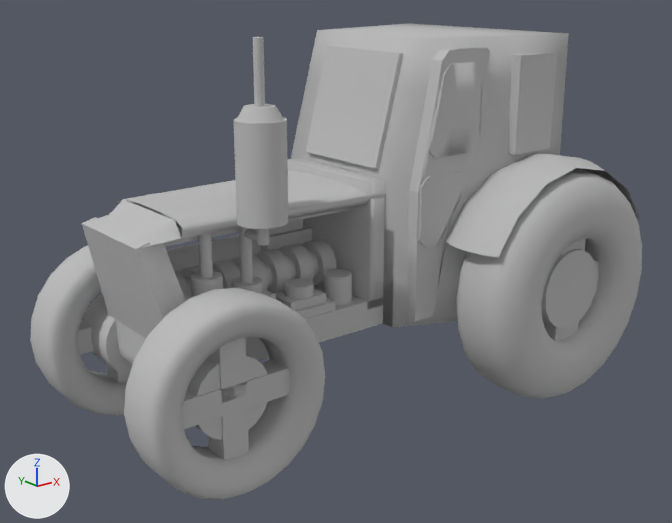
What one commit did to the OBJ model scenes/T-40Tractor.obj.
Camera for both pictures: a 50 mm lens placed at (-9.38, -14.18, 7.59), pointed at (0.9, -1.33, 2.46). Arrows for +X, +Y and +Z are at lower left; the lights stay in place. Where no turn or scale is listed for an object, it has been applied to the vertices. Vertices at the same position are counted once.

Names of what the first picture shows: 'T-40Tractor'.
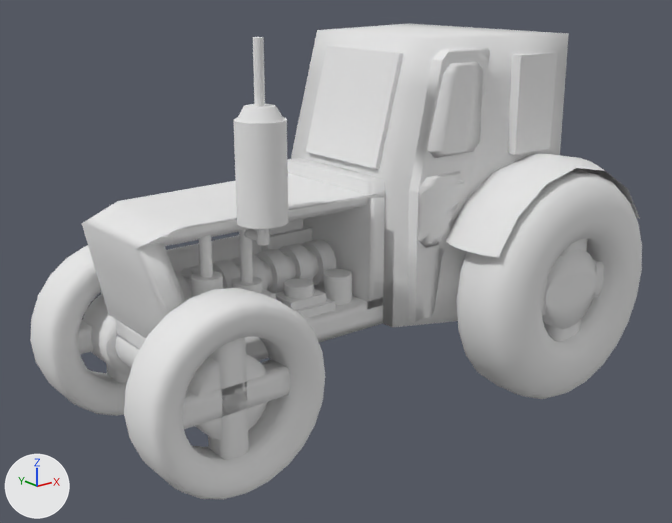
What differs and where, as boxes [x1, y1, x2, y2] in the pictures (672 x 523 px):
'T-40Tractor', recoloured, reshaped: [30, 24, 642, 500] in both
part 1 of me_t_40tractor, added: after [115, 336, 139, 368]
part 2 of me_t_40tractor, added: after [542, 260, 604, 316]
part 3 of me_t_40tractor, added: after [544, 238, 588, 342]
part 4 of me_t_40tractor, built on: before [82, 48, 599, 440]; after [78, 48, 597, 460]
part 5 of me_t_40tractor, recoloured: [30, 24, 642, 500] in both

Edits to the bpy script that builds the scene:
```text
Change mat_initialshadinggroup:
    mat_initialshadinggroup.base_color: (0.5, 0.5, 0.5) -> (0.8, 0.8, 0.8)  # grey #bcbcbc -> white #e7e7e7
Add mat_texturedfacets:
    mat_texturedfacets = principled_material('texturedFacets')
    mat_texturedfacets.base_color = (0.8, 0.8, 0.8)  # white #e7e7e7
    mat_texturedfacets.roughness = 1.0
Change me_t_40tractor:
    used by ob_t_40tractor; location = (0.0, 0.0, 0.0)
    remove me_t_40tractor.from_pydata(...)  # 3832 vertices, 4134 faces; spans x -4.11..6.28, y -4.51..2.16, z -0.19..6.65
    add me_t_40tractor.from_pydata(...)  # 5555 vertices, 5862 faces; spans x -4.11..6.28, y -4.51..2.16, z -0.19..6.65
    me_t_40tractor part 1: a new loose piece, a 20-sided cylinder along y spanning x -3.05..-2.05, y -2.15..-0.15, z 0.9..1.9, in mat_texturedfacets (white #e7e7e7)
    me_t_40tractor part 2: the loose piece of 56 vertices spanning x 0.75..1.25, y -2.4..0.1, z 1.85..4.15 is copied, and the copy is scaled about its middle by (6.3, 0.27, 0.293), then moved by (3.15, -2.73, -1.0), in mat_texturedfacets (white #e7e7e7); it spans x 2.58..5.72, y -4.22..-3.54, z 1.66..2.34
    me_t_40tractor part 3: the loose piece of 56 vertices spanning x 0.75..1.25, y -2.4..0.1, z 1.85..4.15 is copied, and the copy is scaled about its middle by (1.35, 0.27, 1.37), then moved by (3.15, -2.73, -1.0), in mat_texturedfacets (white #e7e7e7); it spans x 3.81..4.49, y -4.22..-3.54, z 0.43..3.58
    me_t_40tractor part 4: 54 vertices moved from x -2.78..3.09, y -2.97..0.63, z 1.62..6.2 to x -3.01..3.12, y -2.97..0.63, z 1.63..6.23; 408 vertices removed from x -3.48..5.72, y -4.25..1.9, z 0.43..6.31; 1935 vertices added at x -3.6..5.72, y -4.25..1.9, z 0.35..6.27
    me_t_40tractor part 5: 3181 faces spanning x -4.11..6.28, y -4.51..2.16, z -0.19..6.65 switch from mat_initialshadinggroup (grey #bcbcbc) to mat_texturedfacets (white #e7e7e7)
```
